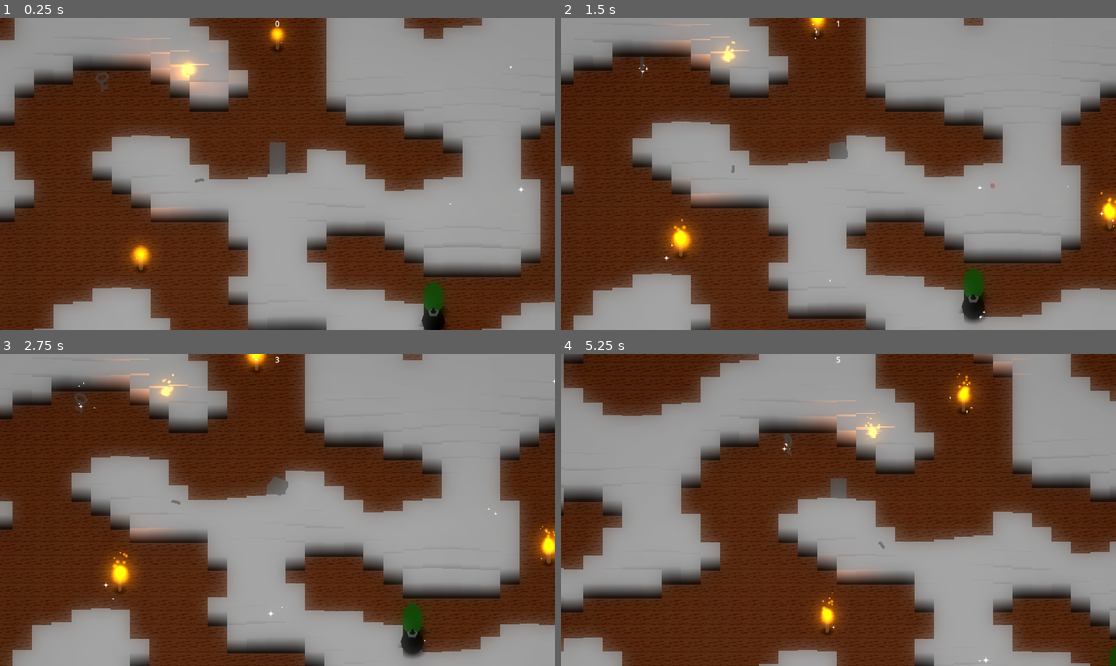
Above: before the commit, frames 1-4 (two rows, left to right).
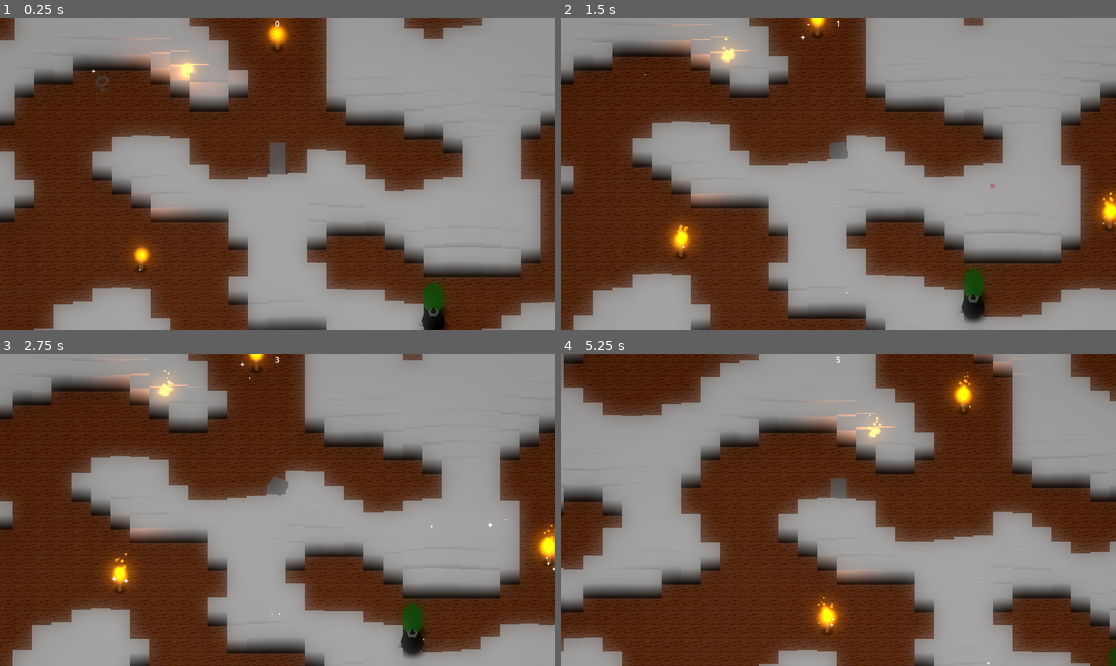
Above: after the commit, the same moments.

Repository: Xsf57i2G/dungeon_crawl_top_down
Game: Godot game, scene res://game.tscn
Two runs of this game, one before a commit and one after it. Both use one fixed random seed, a clock stepped at 60 frames per second and the inputs below.
Inputs (mouse positions are in pixels of both pictures, inside the frame that each line leads up to):
- Up to frame 1 (0.25 s): no input
- Up to frame 2 (1.5 s): move the mouse to (960, 158) at 0.52 s; hold D (right) 0.53-1.28 s; tap F (interact) at 0.6 s; tap Space (jump) at 0.77 s; tap G (throw) at 0.8, 1.35 s; move the mouse to (727, 189) at 1.27 s; hold S (backward) from 1.28 s (still down)
- Up to frame 3 (2.75 s): tap Space (jump) at 1.52 s; click (166, 525) at 1.55 s; move the mouse to (333, 441) at 2.02 s; release S (backward) at 2.03 s; hold D (right) from 2.03 s (still down); click (333, 441) at 2.1 s; tap F (interact) at 2.3 s
- Up to frame 4 (5.25 s): move the mouse to (810, 572) at 2.77 s; release D (right) at 2.78 s; hold W (forward) 2.78-3.53 s; tap F (interact) at 2.85, 4.55 s; tap Space (jump) at 3.02, 3.77, 4.52 s; tap G (throw) at 3.05, 4.35 s; move the mouse to (1005, 556) at 3.52 s; hold A (left) 3.53-5.03 s; right-click (1005, 556) at 3.6 s; click (1005, 556) at 3.8 s; move the mouse to (672, 463) at 4.27 s; move the mouse to (866, 510) at 5.02 s; hold S (backward) from 5.03 s (still down); click (866, 510) at 5.1 s

The runs differ from the first frame. In frame 1, 0.5% of the frame differs, in the area x 16-95%, y 2-82%; in frame 2, 0.4%; in frame 3, 0.6%, in the area x 13-100%, y 0-93%; in frame 4, 0.6%.

Commit message:
Fixed rigidbody3d collision

Diff:
--- a/character/mercenary.gd
+++ b/character/mercenary.gd
@@ -13,8 +13,9 @@
 		move(Vector3.ZERO)
 
 	if Input.is_action_just_pressed("use"):
-		if $Torso/Inventory/Hands.get_child_count() > 0:
-			var item = $Torso/Inventory/Hands.get_child(0)
+		var hands = $Torso/Inventory/Hands
+		if hands.get_child_count() > 0:
+			var item = hands.get_child(0)
 			if item.has_method("use"):
 				item.use()
 
@@ -29,7 +30,8 @@
 		swap()
 
 	if Input.is_action_just_pressed("interact"):
-		if $Torso/Inventory/Hands.get_child_count() > 0:
+		var hands = $Torso/Inventory/Hands
+		if hands.get_child_count() > 0:
 			drop()
 		else:
 			pickup()
@@ -37,30 +39,33 @@
 	move_and_slide()
 
 func throw():
+	var torso = $Torso
 	var hands = $Torso/Inventory/Hands
 	if hands.get_child_count() > 0:
 		var item = hands.get_child(0)
-		var impulse = ($Torso.global_transform.basis * Vector3.FORWARD * 5) + (Vector3.UP * 10)
+		var impulse = (torso.global_transform.basis * Vector3.FORWARD * 2) + (Vector3.UP * 8)
 		if item is Item:
 			item.apply_impulse(impulse, Vector3.FORWARD)
 			item.reparent(get_parent())
 			drop()
 
 func push(delta):
-	var col = get_last_slide_collision()
+	var collider = get_last_slide_collision()
 
-	if col:
-		var col_collider = col.get_collider()
-		var col_position = col.get_position()
+	if collider:
+		var col_collider = collider.get_collider()
+		var col_position = collider.get_position()
 
 		if not col_collider is RigidBody3D:
 			return
 
-		var push_direction = -col.get_normal()
+		var push_direction = -collider.get_normal()
 		var push_position = col_position - col_collider.global_position
-		col_collider.apply_impulse(push_direction * 128 * delta, push_position)
+		col_collider.apply_impulse(push_direction * 64 * delta, push_position)
 
 func aim():
-	$Torso.look_at($Camera3D.aim())
-	$Torso.rotation.x = 0
-	$Torso.rotation.z = 0
+	var torso = $Torso
+	var camera = $Camera3D
+	torso.look_at(camera.aim())
+	torso.rotation.x = 0
+	torso.rotation.z = 0
--- a/character/mercenary.tscn
+++ b/character/mercenary.tscn
@@ -9,6 +9,7 @@
 radius = 2.0
 
 [node name="Mercenary" groups=["Mercenary"] instance=ExtResource("1_stl4w")]
+collision_mask = 7
 script = ExtResource("2_r7haa")
 
 [node name="CollisionShape3D" parent="Torso/Inventory" index="0"]
--- a/item/chest.gd
+++ b/item/chest.gd
@@ -5,6 +5,7 @@
 	preload("res://item/bomb.tscn"): 0.1,
 	preload("res://item/boots.tscn"): 0.1,
 	preload("res://item/potion.tscn"): 0.1,
+	preload("res://item/gem.tscn"): 0.1,
 }
 
 func open():
@@ -17,6 +18,9 @@
 	if item is Bomb:
 		item.explode()
 
+func unlock():
+	open()
+
 func _on_body_entered(body):
-	if body is Key:
+	if body.has_method("unlock"):
 		open()
--- a/item/chest.tscn
+++ b/item/chest.tscn
@@ -134,6 +134,7 @@
 
 [node name="Chest" instance=ExtResource("1_4s1ch")]
 transform = Transform3D(0.707107, 0, -0.707107, 0, 1, 0, 0.707107, 0, 0.707107, 0, 0.5, 0)
+collision_mask = 2
 script = ExtResource("2_7mdo0")
 
 [node name="CollisionShape3D" parent="." index="0"]
--- a/item/gem.tscn
+++ b/item/gem.tscn
@@ -49,6 +49,6 @@
 mesh = SubResource("ArrayMesh_jnmqx")
 
 [node name="Shadow" parent="." index="2"]
-transform = Transform3D(3, 0, 0, 0, -1.31134e-07, -3, 0, 3, -1.31134e-07, 0, -0.4, 0)
+transform = Transform3D(3, 0, 0, 0, -1.31134e-07, -3, 0, 3, -1.31134e-07, 0, -0.5, 0)
 
 [connection signal="body_entered" from="." to="." method="_on_body_entered"]
--- a/item/item.tscn
+++ b/item/item.tscn
@@ -5,12 +5,14 @@
 [ext_resource type="PackedScene" uid="uid://by7wi8brogbv6" path="res://effects/shadow.tscn" id="3_spb82"]
 
 [sub_resource type="BoxShape3D" id="BoxShape3D_kq0or"]
-size = Vector3(0.7, 1.4, 0.3)
+size = Vector3(0.3, 1.4, 0.3)
 
 [sub_resource type="BoxMesh" id="BoxMesh_evyuh"]
 
 [node name="Item" type="RigidBody3D"]
 transform = Transform3D(1, 0, 0, 0, 1, 0, 0, 0, 1, 0, 0.5, 0)
+collision_layer = 2
+collision_mask = 7
 lock_rotation = true
 contact_monitor = true
 max_contacts_reported = 1
--- a/item/key.gd
+++ b/item/key.gd
@@ -1,2 +1,7 @@
 class_name Key
 extends Item
+
+func _on_body_entered(body):
+	if body.has_method("unlock"):
+		body.unlock()
+		queue_free()
--- a/item/key.tscn
+++ b/item/key.tscn
@@ -5,6 +5,8 @@
 [ext_resource type="ArrayMesh" uid="uid://bxaghd8j6462p" path="res://item/key.res" id="2_eiskh"]
 
 [node name="Key" instance=ExtResource("1_eytxo")]
+collision_layer = 2
+collision_mask = 2
 script = ExtResource("2_3tj0u")
 
 [node name="CollisionShape3D" parent="." index="0"]
@@ -13,3 +15,8 @@
 [node name="MeshInstance3D" parent="." index="1"]
 transform = Transform3D(1, 0, 0, 0, 1, 0, 0, 0, 1, 0, 0.5, 0)
 mesh = ExtResource("2_eiskh")
+
+[node name="Shadow" parent="." index="2"]
+transform = Transform3D(5, 0, 0, 0, -2.18557e-07, -5, 0, 5, -2.18557e-07, 0, -0.4, 0)
+
+[connection signal="body_entered" from="." to="." method="_on_body_entered"]
--- a/world/level_1.tscn
+++ b/world/level_1.tscn
@@ -1,11 +1,9 @@
-[gd_scene load_steps=13 format=3 uid="uid://cqfeuif3ilyqa"]
+[gd_scene load_steps=11 format=3 uid="uid://cqfeuif3ilyqa"]
 
 [ext_resource type="Script" path="res://world/level_1.gd" id="1_5qmym"]
 [ext_resource type="PackedScene" uid="uid://bwvka5i8nqve" path="res://character/mercenary.tscn" id="1_dmcut"]
 [ext_resource type="Texture2D" uid="uid://xubxoy5ee68g" path="res://world/ground.png" id="3_wlqye"]
 [ext_resource type="Texture2D" uid="uid://cr1l52ewgpigd" path="res://world/ground_n.png" id="4_02qcs"]
-[ext_resource type="PackedScene" uid="uid://1i2ivhttko7d" path="res://item/chest.tscn" id="5_tps0x"]
-[ext_resource type="PackedScene" uid="uid://0uudipouqipi" path="res://item/key.tscn" id="6_pf46g"]
 
 [sub_resource type="FastNoiseLite" id="FastNoiseLite_l8vkh"]
 seed = -1168644676
@@ -56,7 +54,7 @@
 autostart = true
 
 [node name="Mercenary" parent="." instance=ExtResource("1_dmcut")]
-collision_layer = 0
+collision_mask = 5
 
 [node name="Ground" type="StaticBody3D" parent="."]
 metadata/_edit_group_ = true
@@ -73,15 +71,5 @@
 visible = false
 shape = SubResource("ConcavePolygonShape3D_htrk7")
 
-[node name="Chest" parent="." instance=ExtResource("5_tps0x")]
-transform = Transform3D(0.707107, 0, -0.707107, 0, 1, 0, 0.707107, 0, 0.707107, -5, 0.5, 3)
-contact_monitor = false
-max_contacts_reported = 0
-
-[node name="Key" parent="." instance=ExtResource("6_pf46g")]
-transform = Transform3D(1, 0, 0, 0, 1, 0, 0, 0, 1, -4, 0.5, 2)
-contact_monitor = false
-max_contacts_reported = 0
-
 [connection signal="timeout" from="Timer" to="." method="_on_timer_timeout"]
 [connection signal="dropped" from="Mercenary" to="." method="_on_mercenary_dropped"]
--- a/world/voxel.gd
+++ b/world/voxel.gd
@@ -10,6 +10,9 @@
 	for item in items:
 		if randf() < items[item]:
 			var i = item.instantiate()
+			var r = randf_range(-0.5, 1.5)
+			i.scale = Vector3(r, r, r)
+			i.position = Vector3(r, 0, r)
 			add_child(i)
 
 func hit(n):
